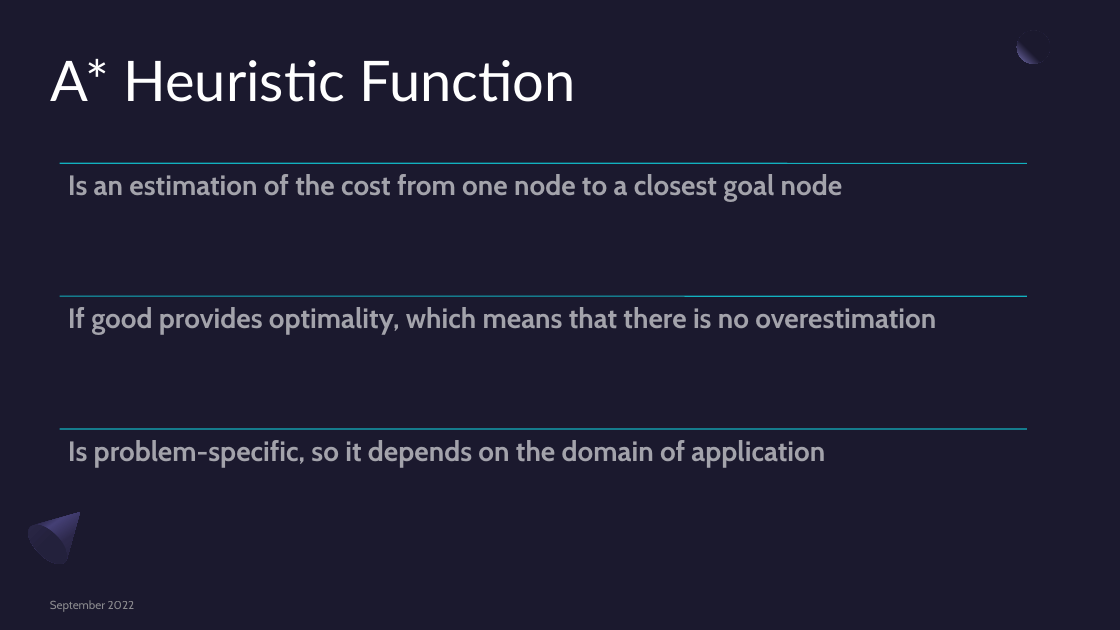
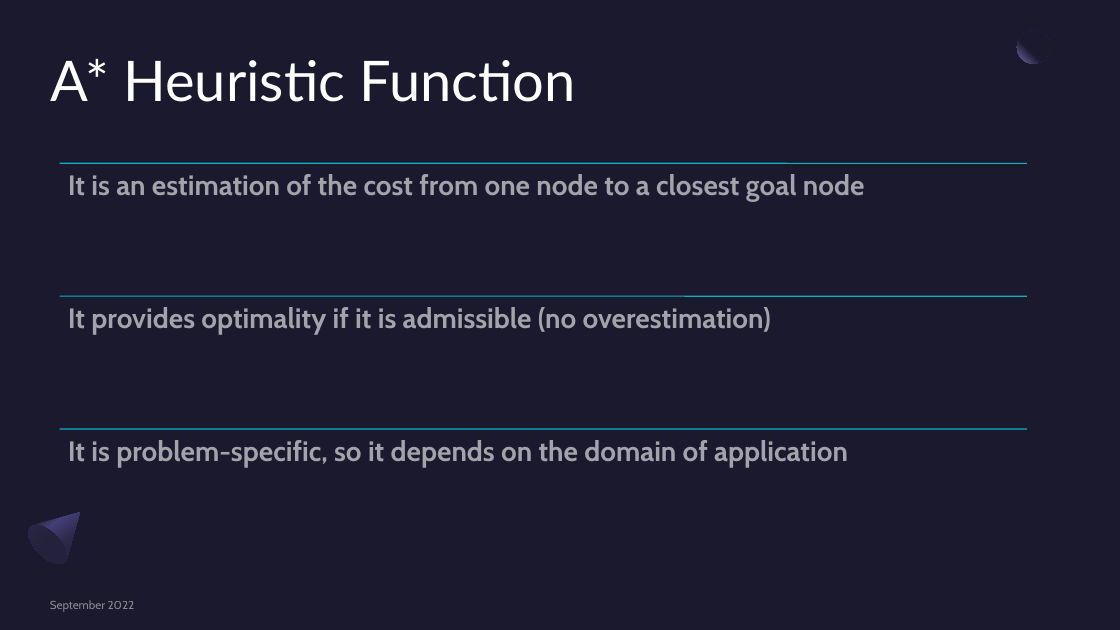
Before and after one commit to Salvo-kun/a-star, a slide deck: slide 13 of presentation/astar_slides.pptx. Drawn at 1120x630 pixels with LibreOffice and Linux fonts; fonts in the diff are those of the drawing. Boxes give left, top, right and bottom in pixels: in the first picture for what was removed or moved away, otherwise in the second. Text is boxed around its words. In the diff, an @@ line names an element or a change of style, - is before the commit and + after.

```diff
--- a/presentation/astar_slides.pptx
+++ b/presentation/astar_slides.pptx
@@ text at (x1=68, y1=174, x2=865, y2=202): text changed @@
-Is an estimation of the cost from one node to a closest goal node
+It is an estimation of the cost from one node to a closest goal node
@@ text at (x1=68, y1=307, x2=771, y2=335): text changed @@
-If good provides optimality, which means that there is no overestimation
+It provides optimality if it is admissible (no overestimation)
@@ text at (x1=68, y1=440, x2=848, y2=468): text changed @@
-Is problem-specific, so it depends on the domain of application
+It is problem-specific, so it depends on the domain of application
```
Also in this commit, not shown: 3 other slides changed.
